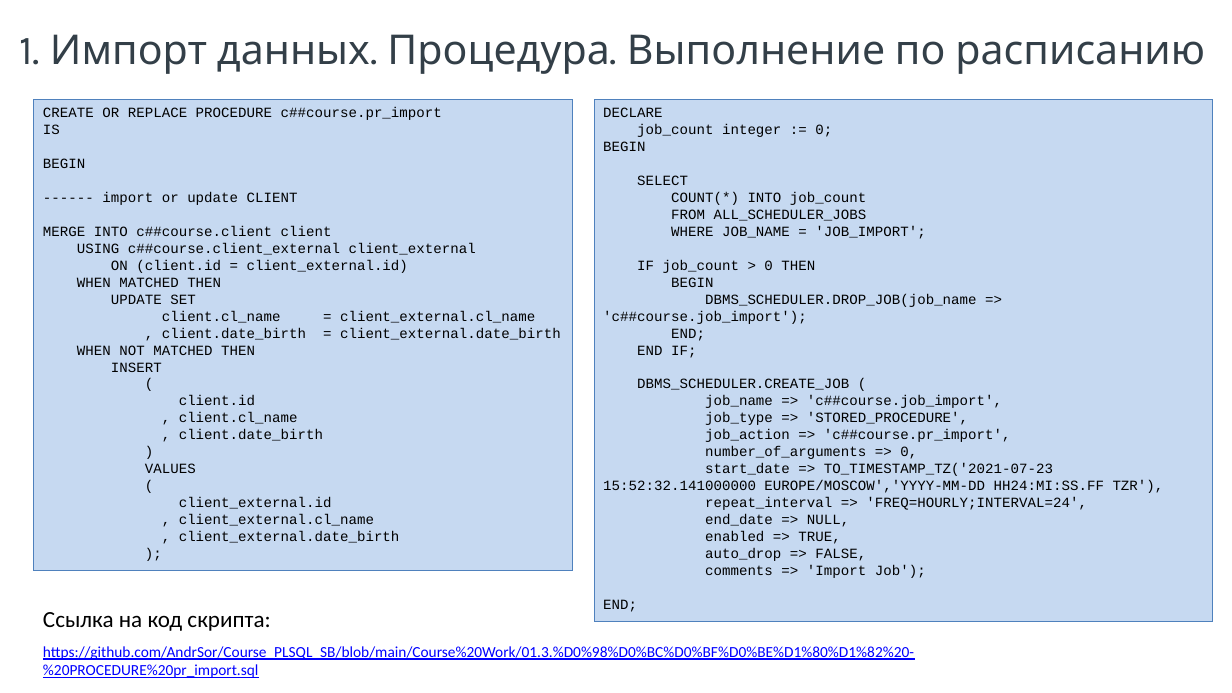
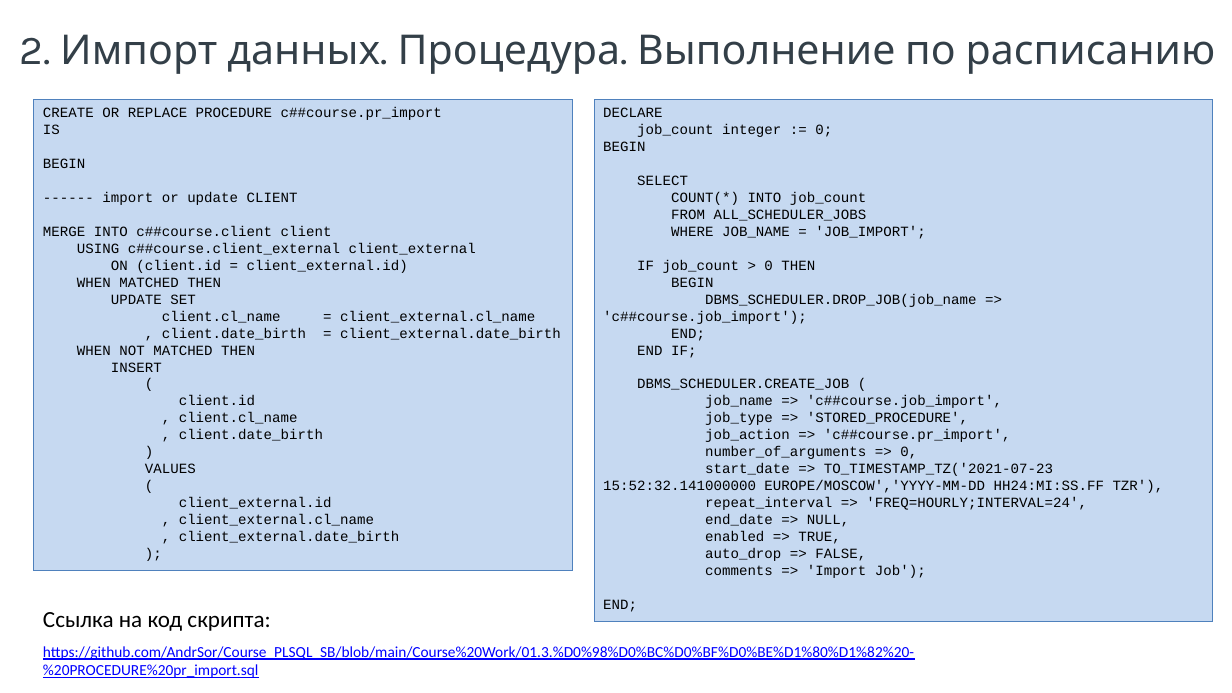
Before and after one commit to AndrSor/Course_PLSQL_SB, a slide deck: slide 10 of Course Work/_Презентация Курсовой работы.pptx. Drawn at 1232x693 pixels with LibreOffice and Linux fonts; fonts in the diff are those of the drawing; background and template pictures are left out. Boxes give left, top, right and bottom in pixels: in the first picture for what was removed or moved away, otherwise in the second. Text is boxed around its words. In the diff, an @@ line names an element or a change of style, - is before the commit and + after.

```diff
--- a/Course Work/_Презентация Курсовой работы.pptx
+++ b/Course Work/_Презентация Курсовой работы.pptx
@@ text at (19, 34, 1216, 74): text changed @@
-1. Импорт данных. Процедура. Выполнение по расписанию
+2. Импорт данных. Процедура. Выполнение по расписанию
```
Also in this commit, not shown: 2 other slides changed, 3 other files.
